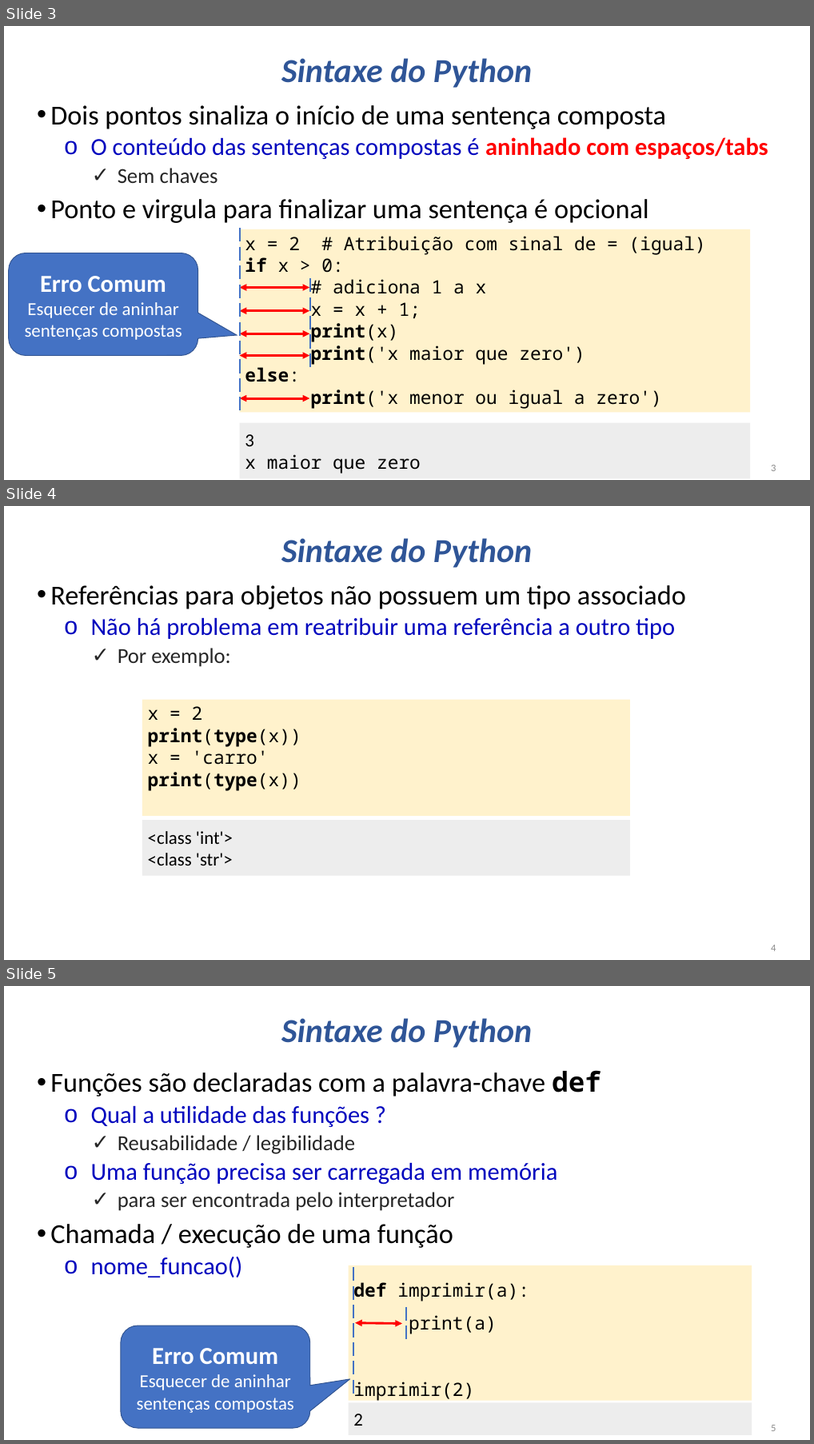
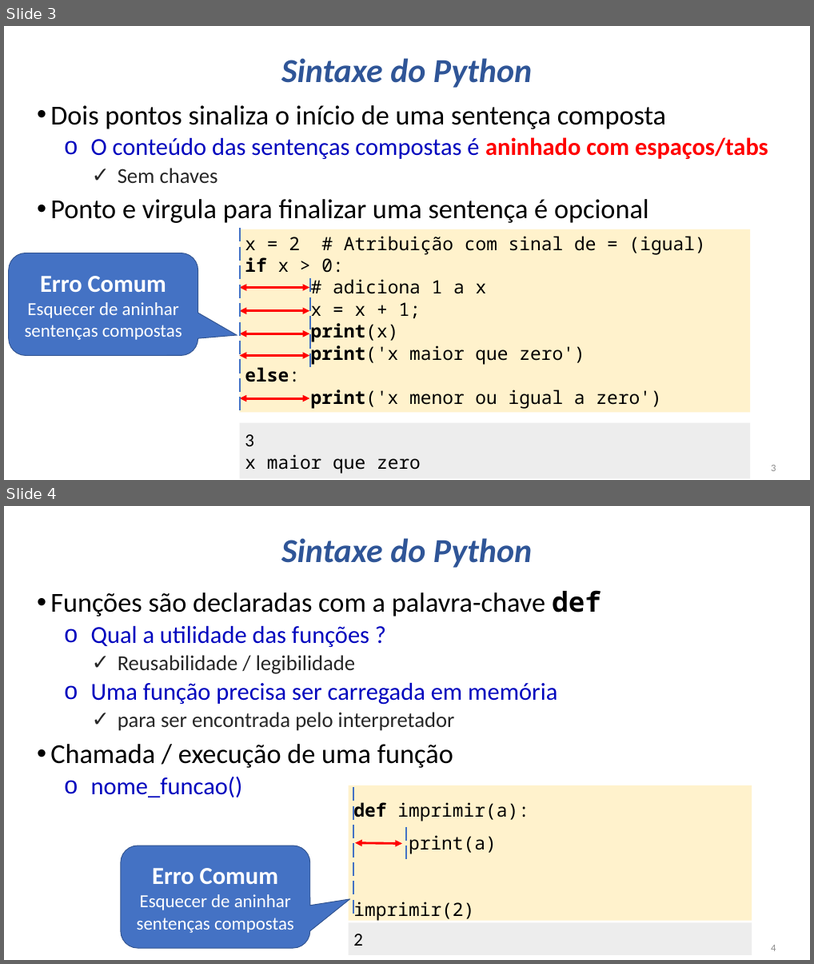
Before and after one commit to fabriciosantana/mcdia-python, a slide deck: Aulas/Aula2/Aula02_Python_Parte1.pptx. Shown one above the other, each under a label of ours: slides 3, 4 and 5 before the commit, slides 3 and 4 after it. The pictures are 814x1444 and 814x964 pixels, drawn with LibreOffice and Linux fonts; fonts in the diff are those of the drawing. Boxes give left, top, right and bottom in pixels: in the first picture for what was removed or moved away, otherwise in the second. Text is boxed around its words. In the diff, an @@ line names an element or a change of style, - is before the commit and + after.

```diff
--- a/Aulas/Aula2/Aula02_Python_Parte1.pptx
+++ b/Aulas/Aula2/Aula02_Python_Parte1.pptx
@@ slide 4 removed at bbox=[4, 506, 810, 960], background #FFFFFF @@
@@ title removed at bbox=[282, 538, 532, 568] @@
-Sintaxe do Python
@@ text removed at bbox=[50, 585, 686, 667] @@
-• Referências para objetos não possuem um tipo associado
-  o Não há problema em reatribuir uma referência a outro tipo
-    ✓ Por exemplo:
@@ rectangle removed at bbox=[142, 699, 630, 816] @@
-x = 2
-print(type(x))
-x = 'carro'
-print(type(x))
@@ rectangle removed at bbox=[142, 820, 630, 875] @@
-<class 'int'>
-<class 'str'>
@@ page number removed at bbox=[771, 944, 776, 951] @@
-4
@@ what was slide 5 is now slide 4 @@
@@ page number at bbox=[771, 944, 776, 951]: text changed @@
-5
+4
```
Also in this commit, not shown: 4 other files.
